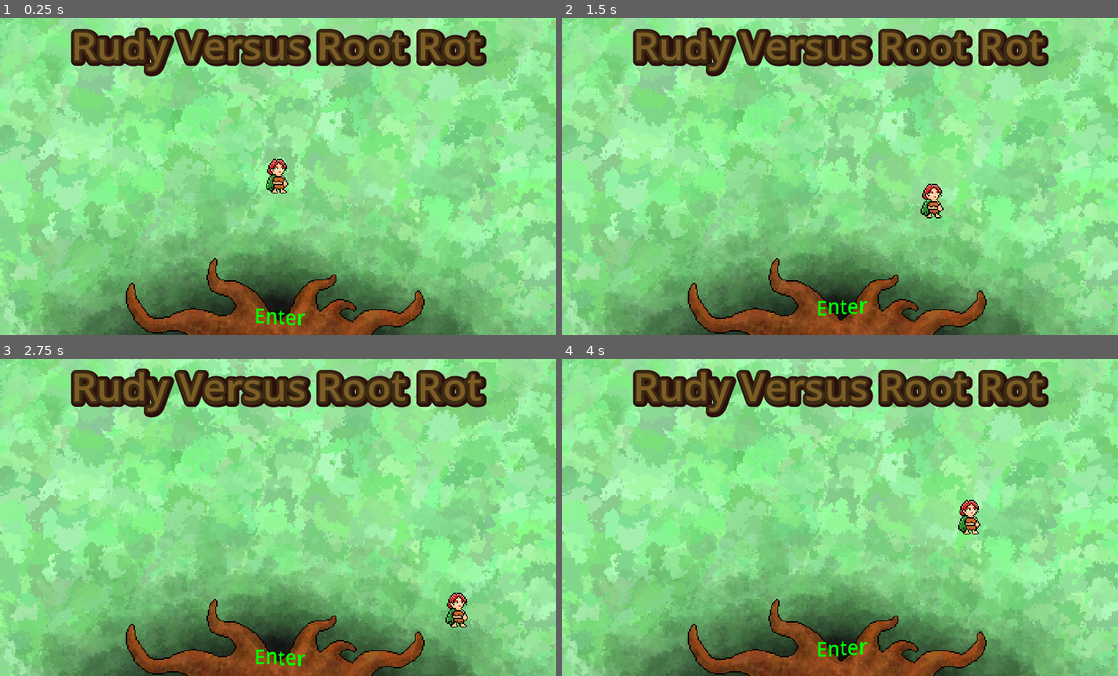
Above: before the commit, frames 1-4 (two rows, left to right).
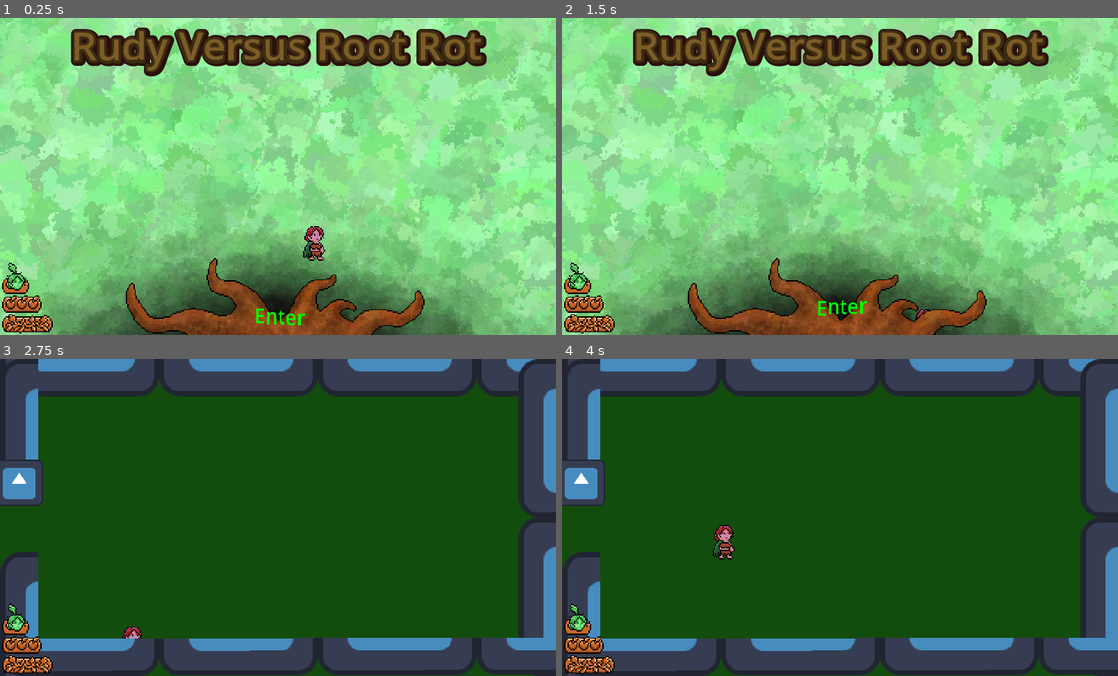
Above: after the commit, the same moments.

Repository: clayjohn/GGJ-2023
Game: Godot game, scene res://Main.tscn
Same seed, same stepped clock (60 frames per second), same inputs: the game is played once before the commit and once after it. The engine's default icon, where the game draws it, is replaced by a stand-in: a white triangle on a blue panel in a dark square.
Inputs:
- Up to frame 1 (0.25 s): no input
- Up to frame 2 (1.5 s): hold D (right) 0.53-1.28 s; hold S (down) from 1.28 s (still down)
- Up to frame 3 (2.75 s): release S (down) at 2.03 s; hold D (right) from 2.03 s (still down)
- Up to frame 4 (4 s): release D (right) at 2.78 s; hold W (up) 2.78-3.53 s; hold A (left) from 3.53 s (still down)

The runs differ from the first frame. In frame 1, 1.7% of the frame differs, in the area x 0-59%, y 44-100%; in frame 2, 1.4%; in frame 3, 100%; in frame 4, 100%, in the area x 0-100%, y 0-100%.

Commit message:
MIsc changes to player

Diff:
--- a/Enemies/Boss/Boss.tscn
+++ b/Enemies/Boss/Boss.tscn
@@ -315,8 +315,6 @@
 bbcode_enabled = true
 text = "Welcome to the [wave amp=50 freq=2.5][rainbow freq=0.3 sat=10 val=20]heart of the root[/rainbow][/wave] Rudy."
 fit_content = true
-visible_characters = 50
-visible_ratio = 1.31579
 
 [node name="Label2" type="RichTextLabel" parent="Dialogue"]
 visible = false
@@ -329,8 +327,6 @@
 bbcode_enabled = true
 text = "You are [shake rate=3 level=15]stunned[/shake], I can tell."
 fit_content = true
-visible_characters = 50
-visible_ratio = 1.78571
 
 [node name="Label3" type="RichTextLabel" parent="Dialogue"]
 visible = false
@@ -343,8 +339,6 @@
 bbcode_enabled = true
 text = "I suppose you are thinking \"Root Rot looks so young, so pure. How can this be the big bad?\""
 fit_content = true
-visible_characters = 100
-visible_ratio = 1.0989
 
 [node name="Label4" type="RichTextLabel" parent="Dialogue"]
 visible = false
@@ -357,8 +351,6 @@
 bbcode_enabled = true
 text = "Welcome to [tornado radius=4 freq=3]reality[/tornado] kid."
 fit_content = true
-visible_characters = 50
-visible_ratio = 2.17391
 
 [node name="Label5" type="RichTextLabel" parent="Dialogue"]
 visible = false
@@ -371,8 +363,6 @@
 bbcode_enabled = true
 text = "Truth is I'm actually a nice guy, if you get to know me. But no one ever does."
 fit_content = true
-visible_characters = 100
-visible_ratio = 1.28205
 
 [node name="Label6" type="RichTextLabel" parent="Dialogue"]
 visible = false
@@ -386,8 +376,6 @@
 text = "Everyone has always picked on me for no reason.
 "
 fit_content = true
-visible_characters = 50
-visible_ratio = 1.04167
 
 [node name="Label7" type="RichTextLabel" parent="Dialogue"]
 visible = false
@@ -400,8 +388,6 @@
 text = "Anyway, time for you to [color=red][shake rate=15 level=10]die[/shake][/color]. Fight me.
 "
 fit_content = true
-visible_characters = 50
-visible_ratio = 1.28205
 
 [node name="DialogueAnimation" type="AnimationPlayer" parent="Dialogue"]
 libraries = {
--- a/Level/Level1.tscn
+++ b/Level/Level1.tscn
@@ -181,8 +181,7 @@
 position = Vector2(15, 224)
 
 [node name="CollisionShape2D" type="CollisionShape2D" parent="WallBottom/StaticBody2D"]
-scale = Vector2(1, 1)
-shape = SubResource("RectangleShape2D_x5yld")
+shape = SubResource("RectangleShape2D_oxe1b")
 
 [node name="Door" type="Sprite2D" parent="."]
 position = Vector2(15, 100)
--- a/Menu/Menu.tscn
+++ b/Menu/Menu.tscn
@@ -21,6 +21,7 @@
 
 [node name="Menu" type="Control"]
 layout_mode = 3
+anchors_preset = 15
 anchor_right = 1.0
 anchor_bottom = 1.0
 offset_right = 0.36792
--- a/Player/Player.gd
+++ b/Player/Player.gd
@@ -1,24 +1,34 @@
 extends CharacterBody2D
 
+const SPEED = 100.0
 
-const SPEED = 100.0
+var current_animation = "idle-front-right"
+
+var forward_direction = Vector2(-0.707, 0.707)
+var lateral_direction = Vector2(0.707, 0.707)
 
 func _physics_process(delta):
 
 	# Get the input direction and handle the movement/deceleration.
 	# As good practice, you should replace UI actions with custom gameplay actions.
 	var directionx = Input.get_axis("left", "right")
-
+	var requested_animation = current_animation
+	var velocityx = Vector2(0, 0)
 	if directionx:
-		velocity.x = directionx * SPEED
-	else:
-		velocity.x = move_toward(velocity.x, 0, SPEED)
+		velocityx = lateral_direction * directionx
 
 	var directiony = Input.get_axis("up", "down")
+	var velocityy = Vector2(0, 0)
+	if directiony:
+		velocityy = forward_direction * directiony
 
-	if directiony:
-		velocity.y = directiony * SPEED
-	else:
-		velocity.y = move_toward(velocity.y, 0, SPEED)
+	velocity = (velocityx + velocityy).normalized()
+	if not directionx and not directiony:
+		velocity = Vector2(0, 0)
 
+	velocity *= SPEED
 	move_and_slide()
+
+
+func enter_dungeon():
+	$Sprite.modulate = Color(0.80000001192093, 0.63921570777893, 0.98823529481888)
--- a/Player/Player.tscn
+++ b/Player/Player.tscn
@@ -1,39 +1,216 @@
-[gd_scene load_steps=21 format=3 uid="uid://b8ov6dqfa0al5"]
+[gd_scene load_steps=91 format=3 uid="uid://b8ov6dqfa0al5"]
 
 [ext_resource type="Texture2D" uid="uid://bw5j3rmqv80c" path="res://Assets/Textures/Rudy Idle Sheet V1.png" id="1_0q360"]
 [ext_resource type="Script" path="res://Player/Player.gd" id="1_ijddw"]
-
-[sub_resource type="AtlasTexture" id="AtlasTexture_epmbj"]
-atlas = ExtResource("1_0q360")
+[ext_resource type="Texture2D" uid="uid://uo6ntyai6jeo" path="res://Assets/Textures/Rudy Attack Back V2.png" id="2_8hb05"]
+[ext_resource type="Texture2D" uid="uid://b0bmpl0dhg1qf" path="res://Assets/Textures/Rudy Attack Front V2.png" id="3_qisbq"]
+[ext_resource type="Texture2D" uid="uid://vk0tt0x0x4qo" path="res://Assets/Textures/Rudy Idle V2.png" id="4_0vfkm"]
+[ext_resource type="Texture2D" uid="uid://bpx3orly2sc1f" path="res://Assets/Textures/Rudy Grow V2.png" id="4_dyqrq"]
+[ext_resource type="Texture2D" uid="uid://b3dsa8x8wpaxu" path="res://Assets/Textures/HUD/HUD Base.png" id="5_h6vnw"]
+[ext_resource type="Texture2D" uid="uid://p2dk2xmc1otn" path="res://Assets/Textures/HUD/HUD Life.png" id="6_2c4qe"]
+[ext_resource type="Texture2D" uid="uid://tsjh7k43h50l" path="res://Assets/Textures/Rudy Run V2.png" id="6_ngcgd"]
+[ext_resource type="Texture2D" uid="uid://dwlx265jjhk1e" path="res://Assets/Textures/HUD/HUD Bomb 1.png" id="7_fmdv7"]
+[ext_resource type="Texture2D" uid="uid://bfivfevox1pef" path="res://Assets/Textures/HUD/HUD Bomb 2.png" id="8_8kmia"]
+[ext_resource type="Texture2D" uid="uid://fiu7ny5ehxhk" path="res://Assets/Textures/HUD/Hud Bomb 3.png" id="9_r0vtb"]
+[ext_resource type="Texture2D" uid="uid://bo62d5r1ffknk" path="res://Assets/Textures/HUD/HUD Vines 1.png" id="10_7fqwi"]
+[ext_resource type="Texture2D" uid="uid://bmexjsukly3n0" path="res://Assets/Textures/HUD/HUD Vines 2.png" id="11_41u17"]
+[ext_resource type="Texture2D" uid="uid://l2gu0tgu8ruy" path="res://Assets/Textures/HUD/HUD Vines 3.png" id="12_u7mil"]
+
+[sub_resource type="AtlasTexture" id="AtlasTexture_w7veo"]
+atlas = ExtResource("2_8hb05")
+region = Rect2(0, 64, 64, 64)
+
+[sub_resource type="AtlasTexture" id="AtlasTexture_42s62"]
+atlas = ExtResource("2_8hb05")
+region = Rect2(64, 64, 64, 64)
+
+[sub_resource type="AtlasTexture" id="AtlasTexture_aswye"]
+atlas = ExtResource("2_8hb05")
+region = Rect2(128, 64, 64, 64)
+
+[sub_resource type="AtlasTexture" id="AtlasTexture_1sxbi"]
+atlas = ExtResource("2_8hb05")
+region = Rect2(192, 64, 64, 64)
+
+[sub_resource type="AtlasTexture" id="AtlasTexture_4lfkr"]
+atlas = ExtResource("2_8hb05")
+region = Rect2(192, 192, 64, 64)
+
+[sub_resource type="AtlasTexture" id="AtlasTexture_pov5n"]
+atlas = ExtResource("2_8hb05")
+region = Rect2(128, 192, 64, 64)
+
+[sub_resource type="AtlasTexture" id="AtlasTexture_02lb5"]
+atlas = ExtResource("2_8hb05")
+region = Rect2(64, 192, 64, 64)
+
+[sub_resource type="AtlasTexture" id="AtlasTexture_61tjd"]
+atlas = ExtResource("2_8hb05")
+region = Rect2(0, 192, 64, 64)
+
+[sub_resource type="AtlasTexture" id="AtlasTexture_xl580"]
+atlas = ExtResource("3_qisbq")
+region = Rect2(192, 192, 64, 64)
+
+[sub_resource type="AtlasTexture" id="AtlasTexture_d780d"]
+atlas = ExtResource("3_qisbq")
+region = Rect2(128, 192, 64, 64)
+
+[sub_resource type="AtlasTexture" id="AtlasTexture_kprba"]
+atlas = ExtResource("3_qisbq")
+region = Rect2(64, 192, 64, 64)
+
+[sub_resource type="AtlasTexture" id="AtlasTexture_b187g"]
+atlas = ExtResource("3_qisbq")
+region = Rect2(0, 192, 64, 64)
+
+[sub_resource type="AtlasTexture" id="AtlasTexture_7gevd"]
+atlas = ExtResource("3_qisbq")
+region = Rect2(64, 64, 64, 64)
+
+[sub_resource type="AtlasTexture" id="AtlasTexture_wwish"]
+atlas = ExtResource("3_qisbq")
+region = Rect2(128, 64, 64, 64)
+
+[sub_resource type="AtlasTexture" id="AtlasTexture_73ci1"]
+atlas = ExtResource("3_qisbq")
+region = Rect2(192, 64, 64, 64)
+
+[sub_resource type="AtlasTexture" id="AtlasTexture_en15t"]
+atlas = ExtResource("3_qisbq")
+region = Rect2(0, 64, 64, 64)
+
+[sub_resource type="AtlasTexture" id="AtlasTexture_r21n7"]
+atlas = ExtResource("2_8hb05")
+region = Rect2(192, 0, 64, 64)
+
+[sub_resource type="AtlasTexture" id="AtlasTexture_710su"]
+atlas = ExtResource("2_8hb05")
+region = Rect2(128, 0, 64, 64)
+
+[sub_resource type="AtlasTexture" id="AtlasTexture_uwbet"]
+atlas = ExtResource("2_8hb05")
 region = Rect2(0, 0, 64, 64)
 
-[sub_resource type="AtlasTexture" id="AtlasTexture_88giq"]
-atlas = ExtResource("1_0q360")
+[sub_resource type="AtlasTexture" id="AtlasTexture_7ubah"]
+atlas = ExtResource("2_8hb05")
 region = Rect2(64, 0, 64, 64)
 
-[sub_resource type="AtlasTexture" id="AtlasTexture_adcwn"]
-atlas = ExtResource("1_0q360")
+[sub_resource type="AtlasTexture" id="AtlasTexture_umukk"]
+atlas = ExtResource("2_8hb05")
+region = Rect2(0, 128, 64, 64)
+
+[sub_resource type="AtlasTexture" id="AtlasTexture_e4xnu"]
+atlas = ExtResource("2_8hb05")
+region = Rect2(64, 128, 64, 64)
+
+[sub_resource type="AtlasTexture" id="AtlasTexture_howks"]
+atlas = ExtResource("2_8hb05")
+region = Rect2(128, 128, 64, 64)
+
+[sub_resource type="AtlasTexture" id="AtlasTexture_vi5j8"]
+atlas = ExtResource("2_8hb05")
+region = Rect2(192, 128, 64, 64)
+
+[sub_resource type="AtlasTexture" id="AtlasTexture_rdgym"]
+atlas = ExtResource("3_qisbq")
+region = Rect2(0, 128, 64, 64)
+
+[sub_resource type="AtlasTexture" id="AtlasTexture_hp6gv"]
+atlas = ExtResource("3_qisbq")
+region = Rect2(192, 128, 64, 64)
+
+[sub_resource type="AtlasTexture" id="AtlasTexture_l6mbm"]
+atlas = ExtResource("3_qisbq")
+region = Rect2(128, 128, 64, 64)
+
+[sub_resource type="AtlasTexture" id="AtlasTexture_2fj4w"]
+atlas = ExtResource("3_qisbq")
+region = Rect2(64, 128, 64, 64)
+
+[sub_resource type="AtlasTexture" id="AtlasTexture_layv5"]
+atlas = ExtResource("3_qisbq")
+region = Rect2(0, 0, 64, 64)
+
+[sub_resource type="AtlasTexture" id="AtlasTexture_t0vw6"]
+atlas = ExtResource("3_qisbq")
+region = Rect2(64, 0, 64, 64)
+
+[sub_resource type="AtlasTexture" id="AtlasTexture_5tgws"]
+atlas = ExtResource("3_qisbq")
+region = Rect2(128, 0, 64, 64)
+
+[sub_resource type="AtlasTexture" id="AtlasTexture_4tnbs"]
+atlas = ExtResource("3_qisbq")
+region = Rect2(192, 0, 64, 64)
+
+[sub_resource type="AtlasTexture" id="AtlasTexture_6iwnn"]
+atlas = ExtResource("4_0vfkm")
+region = Rect2(0, 0, 64, 64)
+
+[sub_resource type="AtlasTexture" id="AtlasTexture_s68oq"]
+atlas = ExtResource("4_dyqrq")
+region = Rect2(192, 192, 64, 64)
+
+[sub_resource type="AtlasTexture" id="AtlasTexture_7j4qs"]
+atlas = ExtResource("4_dyqrq")
+region = Rect2(128, 192, 64, 64)
+
+[sub_resource type="AtlasTexture" id="AtlasTexture_xytne"]
+atlas = ExtResource("4_dyqrq")
+region = Rect2(128, 128, 64, 64)
+
+[sub_resource type="AtlasTexture" id="AtlasTexture_2uugt"]
+atlas = ExtResource("4_dyqrq")
+region = Rect2(64, 128, 64, 64)
+
+[sub_resource type="AtlasTexture" id="AtlasTexture_2yood"]
+atlas = ExtResource("4_dyqrq")
+region = Rect2(64, 64, 64, 64)
+
+[sub_resource type="AtlasTexture" id="AtlasTexture_bwbeo"]
+atlas = ExtResource("4_dyqrq")
+region = Rect2(64, 0, 64, 64)
+
+[sub_resource type="AtlasTexture" id="AtlasTexture_idkhs"]
+atlas = ExtResource("4_dyqrq")
+region = Rect2(0, 0, 64, 64)
+
+[sub_resource type="AtlasTexture" id="AtlasTexture_a6k14"]
+atlas = ExtResource("4_dyqrq")
+region = Rect2(128, 0, 64, 64)
+
+[sub_resource type="AtlasTexture" id="AtlasTexture_fbt7s"]
+atlas = ExtResource("4_dyqrq")
+region = Rect2(192, 0, 64, 64)
+
+[sub_resource type="AtlasTexture" id="AtlasTexture_38cun"]
+atlas = ExtResource("4_dyqrq")
+region = Rect2(192, 64, 64, 64)
+
+[sub_resource type="AtlasTexture" id="AtlasTexture_oga6v"]
+atlas = ExtResource("4_dyqrq")
+region = Rect2(128, 64, 64, 64)
+
+[sub_resource type="AtlasTexture" id="AtlasTexture_pdggg"]
+atlas = ExtResource("4_dyqrq")
+region = Rect2(192, 128, 64, 64)
+
+[sub_resource type="AtlasTexture" id="AtlasTexture_v1ej7"]
+atlas = ExtResource("4_dyqrq")
+region = Rect2(0, 128, 64, 64)
+
+[sub_resource type="AtlasTexture" id="AtlasTexture_gpmu2"]
+atlas = ExtResource("4_dyqrq")
+region = Rect2(0, 64, 64, 64)
+
+[sub_resource type="AtlasTexture" id="AtlasTexture_6nyev"]
+atlas = ExtResource("4_dyqrq")
+region = Rect2(0, 192, 64, 64)
+
+[sub_resource type="AtlasTexture" id="AtlasTexture_p0de0"]
+atlas = ExtResource("4_dyqrq")
 region = Rect2(64, 192, 64, 64)
-
-[sub_resource type="AtlasTexture" id="AtlasTexture_scp61"]
-atlas = ExtResource("1_0q360")
-region = Rect2(0, 192, 64, 64)
-
-[sub_resource type="AtlasTexture" id="AtlasTexture_vpk86"]
-atlas = ExtResource("1_0q360")
-region = Rect2(0, 128, 64, 64)
-
-[sub_resource type="AtlasTexture" id="AtlasTexture_02u73"]
-atlas = ExtResource("1_0q360")
-region = Rect2(64, 128, 64, 64)
-
-[sub_resource type="AtlasTexture" id="AtlasTexture_uvdf1"]
-atlas = ExtResource("1_0q360")
-region = Rect2(0, 64, 64, 64)
-
-[sub_resource type="AtlasTexture" id="AtlasTexture_kormo"]
-atlas = ExtResource("1_0q360")
-region = Rect2(64, 64, 64, 64)
 
 [sub_resource type="AtlasTexture" id="AtlasTexture_myq8j"]
 atlas = ExtResource("1_0q360")
@@ -67,35 +244,267 @@
 atlas = ExtResource("1_0q360")
 region = Rect2(64, 0, 64, 64)
 
+[sub_resource type="AtlasTexture" id="AtlasTexture_5tcn5"]
+atlas = ExtResource("6_ngcgd")
+region = Rect2(0, 128, 64, 64)
+
+[sub_resource type="AtlasTexture" id="AtlasTexture_jntvp"]
+atlas = ExtResource("6_ngcgd")
+region = Rect2(192, 128, 64, 64)
+
+[sub_resource type="AtlasTexture" id="AtlasTexture_28m47"]
+atlas = ExtResource("6_ngcgd")
+region = Rect2(128, 128, 64, 64)
+
+[sub_resource type="AtlasTexture" id="AtlasTexture_rni3c"]
+atlas = ExtResource("6_ngcgd")
+region = Rect2(64, 128, 64, 64)
+
+[sub_resource type="AtlasTexture" id="AtlasTexture_13og5"]
+atlas = ExtResource("6_ngcgd")
+region = Rect2(0, 192, 64, 64)
+
+[sub_resource type="AtlasTexture" id="AtlasTexture_yycv7"]
+atlas = ExtResource("6_ngcgd")
+region = Rect2(64, 192, 64, 64)
+
+[sub_resource type="AtlasTexture" id="AtlasTexture_d1qro"]
+atlas = ExtResource("6_ngcgd")
+region = Rect2(128, 192, 64, 64)
+
+[sub_resource type="AtlasTexture" id="AtlasTexture_2gm1h"]
+atlas = ExtResource("6_ngcgd")
+region = Rect2(192, 192, 64, 64)
+
+[sub_resource type="AtlasTexture" id="AtlasTexture_u3k8l"]
+atlas = ExtResource("6_ngcgd")
+region = Rect2(192, 64, 64, 64)
+
+[sub_resource type="AtlasTexture" id="AtlasTexture_h57v8"]
+atlas = ExtResource("6_ngcgd")
+region = Rect2(128, 64, 64, 64)
+
+[sub_resource type="AtlasTexture" id="AtlasTexture_58plg"]
+atlas = ExtResource("6_ngcgd")
+region = Rect2(64, 64, 64, 64)
+
+[sub_resource type="AtlasTexture" id="AtlasTexture_d8lr3"]
+atlas = ExtResource("6_ngcgd")
+region = Rect2(0, 64, 64, 64)
+
+[sub_resource type="AtlasTexture" id="AtlasTexture_02mlr"]
+atlas = ExtResource("6_ngcgd")
+region = Rect2(0, 0, 64, 64)
+
+[sub_resource type="AtlasTexture" id="AtlasTexture_tecuh"]
+atlas = ExtResource("6_ngcgd")
+region = Rect2(64, 0, 64, 64)
+
+[sub_resource type="AtlasTexture" id="AtlasTexture_7ggqb"]
+atlas = ExtResource("6_ngcgd")
+region = Rect2(128, 0, 64, 64)
+
+[sub_resource type="AtlasTexture" id="AtlasTexture_gkx6s"]
+atlas = ExtResource("6_ngcgd")
+region = Rect2(192, 0, 64, 64)
+
 [sub_resource type="SpriteFrames" id="SpriteFrames_ajapd"]
 animations = [{
 "frames": [{
 "duration": 1.0,
-"texture": SubResource("AtlasTexture_epmbj")
-}, {
-"duration": 1.0,
-"texture": SubResource("AtlasTexture_88giq")
-}, {
-"duration": 1.0,
-"texture": SubResource("AtlasTexture_adcwn")
-}, {
-"duration": 1.0,
-"texture": SubResource("AtlasTexture_scp61")
-}, {
-"duration": 1.0,
-"texture": SubResource("AtlasTexture_vpk86")
-}, {
-"duration": 1.0,
-"texture": SubResource("AtlasTexture_02u73")
-}, {
-"duration": 1.0,
-"texture": SubResource("AtlasTexture_uvdf1")
-}, {
-"duration": 1.0,
-"texture": SubResource("AtlasTexture_kormo")
+"texture": SubResource("AtlasTexture_w7veo")
+}, {
+"duration": 1.0,
+"texture": SubResource("AtlasTexture_42s62")
+}, {
+"duration": 1.0,
+"texture": SubResource("AtlasTexture_aswye")
+}, {
+"duration": 1.0,
+"texture": SubResource("AtlasTexture_1sxbi")
+}],
+"loop": true,
+"name": &"attack-heavy-back-left",
+"speed": 5.0
+}, {
+"frames": [{
+"duration": 1.0,
+"texture": SubResource("AtlasTexture_4lfkr")
+}, {
+"duration": 1.0,
+"texture": SubResource("AtlasTexture_pov5n")
+}, {
+"duration": 1.0,
+"texture": SubResource("AtlasTexture_02lb5")
+}, {
+"duration": 1.0,
+"texture": SubResource("AtlasTexture_61tjd")
+}],
+"loop": true,
+"name": &"attack-heavy-back-right",
+"speed": 5.0
+}, {
+"frames": [{
+"duration": 1.0,
+"texture": SubResource("AtlasTexture_xl580")
+}, {
+"duration": 1.0,
+"texture": SubResource("AtlasTexture_d780d")
+}, {
+"duration": 1.0,
+"texture": SubResource("AtlasTexture_kprba")
+}, {
+"duration": 1.0,
+"texture": SubResource("AtlasTexture_b187g")
+}],
+"loop": true,
+"name": &"attack-heavy-front-left",
+"speed": 5.0
+}, {
+"frames": [{
+"duration": 1.0,
+"texture": SubResource("AtlasTexture_7gevd")
+}, {
+"duration": 1.0,
+"texture": SubResource("AtlasTexture_wwish")
+}, {
+"duration": 1.0,
+"texture": SubResource("AtlasTexture_73ci1")
+}, {
+"duration": 1.0,
+"texture": SubResource("AtlasTexture_en15t")
+}],
+"loop": true,
+"name": &"attack-heavy-front-right",
+"speed": 5.0
+}, {
+"frames": [{
+"duration": 1.0,
+"texture": SubResource("AtlasTexture_r21n7")
+}, {
+"duration": 1.0,
+"texture": SubResource("AtlasTexture_710su")
+}, {
+"duration": 1.0,
+"texture": SubResource("AtlasTexture_uwbet")
+}, {
+"duration": 1.0,
+"texture": SubResource("AtlasTexture_7ubah")
+}],
+"loop": true,
+"name": &"attack-light-back-left",
+"speed": 5.0
+}, {
+"frames": [{
+"duration": 1.0,
+"texture": SubResource("AtlasTexture_umukk")
+}, {
+"duration": 1.0,
+"texture": SubResource("AtlasTexture_e4xnu")
+}, {
+"duration": 1.0,
+"texture": SubResource("AtlasTexture_howks")
+}, {
+"duration": 1.0,
+"texture": SubResource("AtlasTexture_vi5j8")
+}],
+"loop": true,
+"name": &"attack-light-back-right",
+"speed": 5.0
+}, {
+"frames": [{
+"duration": 1.0,
+"texture": SubResource("AtlasTexture_rdgym")
+}, {
+"duration": 1.0,
+"texture": SubResource("AtlasTexture_hp6gv")
+}, {
+"duration": 1.0,
+"texture": SubResource("AtlasTexture_l6mbm")
+}, {
+"duration": 1.0,
+"texture": SubResource("AtlasTexture_2fj4w")
+}],
+"loop": true,
+"name": &"attack-light-front-left",
+"speed": 5.0
+}, {
+"frames": [{
+"duration": 1.0,
+"texture": SubResource("AtlasTexture_layv5")
+}, {
+"duration": 1.0,
+"texture": SubResource("AtlasTexture_t0vw6")
+}, {
+"duration": 1.0,
+"texture": SubResource("AtlasTexture_5tgws")
+}, {
+"duration": 1.0,
+"texture": SubResource("AtlasTexture_4tnbs")
+}],
+"loop": true,
+"name": &"attack-light-front-right",
+"speed": 5.0
+}, {
+"frames": [{
+"duration": 1.0,
+"texture": SubResource("AtlasTexture_6iwnn")
 }],
 "loop": true,
 "name": &"default",
+"speed": 5.0
+}, {
+"frames": [{
+"duration": 1.0,
+"texture": SubResource("AtlasTexture_s68oq")
+}, {
+"duration": 1.0,
+"texture": SubResource("AtlasTexture_7j4qs")
+}, {
+"duration": 1.0,
+"texture": SubResource("AtlasTexture_xytne")
+}, {
+"duration": 1.0,
+"texture": SubResource("AtlasTexture_2uugt")
+}, {
+"duration": 1.0,
+"texture": SubResource("AtlasTexture_2yood")
+}, {
+"duration": 1.0,
+"texture": SubResource("AtlasTexture_bwbeo")
+}, {
+"duration": 1.0,
+"texture": SubResource("AtlasTexture_idkhs")
+}, {
+"duration": 1.0,
+"texture": SubResource("AtlasTexture_a6k14")
+}, {
+"duration": 1.0,
+"texture": SubResource("AtlasTexture_fbt7s")
+}, {
+"duration": 1.0,
+"texture": SubResource("AtlasTexture_38cun")
+}, {
+"duration": 1.0,
+"texture": SubResource("AtlasTexture_oga6v")
+}, {
+"duration": 1.0,
+"texture": SubResource("AtlasTexture_pdggg")
+}, {
+"duration": 1.0,
+"texture": SubResource("AtlasTexture_v1ej7")
+}, {
+"duration": 1.0,
+"texture": SubResource("AtlasTexture_gpmu2")
+}, {
+"duration": 1.0,
+"texture": SubResource("AtlasTexture_6nyev")
+}, {
+"duration": 1.0,
+"texture": SubResource("AtlasTexture_p0de0")
+}],
+"loop": true,
+"name": &"grow",
 "speed": 5.0
 }, {
 "frames": [{
@@ -140,6 +549,74 @@
 }],
 "loop": true,
 "name": &"idle-front-right",
+"speed": 5.0
+}, {
+"frames": [{
+"duration": 1.0,
+"texture": SubResource("AtlasTexture_5tcn5")
+}, {
+"duration": 1.0,
+"texture": SubResource("AtlasTexture_jntvp")
+}, {
+"duration": 1.0,
+"texture": SubResource("AtlasTexture_28m47")
+}, {
+"duration": 1.0,
+"texture": SubResource("AtlasTexture_rni3c")
+}],
+"loop": true,
+"name": &"run-back-left",
+"speed": 5.0
+}, {
+"frames": [{
+"duration": 1.0,
+"texture": SubResource("AtlasTexture_13og5")
+}, {
+"duration": 1.0,
+"texture": SubResource("AtlasTexture_yycv7")
+}, {
+"duration": 1.0,
+"texture": SubResource("AtlasTexture_d1qro")
+}, {
+"duration": 1.0,
+"texture": SubResource("AtlasTexture_2gm1h")
+}],
+"loop": true,
+"name": &"run-back-right",
+"speed": 5.0
+}, {
+"frames": [{
+"duration": 1.0,
+"texture": SubResource("AtlasTexture_u3k8l")
+}, {
+"duration": 1.0,
+"texture": SubResource("AtlasTexture_h57v8")
+}, {
+"duration": 1.0,
+"texture": SubResource("AtlasTexture_58plg")
+}, {
+"duration": 1.0,
+"texture": SubResource("AtlasTexture_d8lr3")
+}],
+"loop": true,
+"name": &"run-front-left",
+"speed": 5.0
+}, {
+"frames": [{
+"duration": 1.0,
+"texture": SubResource("AtlasTexture_02mlr")
+}, {
+"duration": 1.0,
+"texture": SubResource("AtlasTexture_tecuh")
+}, {
+"duration": 1.0,
+"texture": SubResource("AtlasTexture_7ggqb")
+}, {
+"duration": 1.0,
+"texture": SubResource("AtlasTexture_gkx6s")
+}],
+"loop": true,
+"name": &"run-front-right",
 "speed": 5.0
 }]
 
@@ -151,10 +628,114 @@
 motion_mode = 1
 script = ExtResource("1_ijddw")
 
-[node name="AnimatedSprite2D" type="AnimatedSprite2D" parent="."]
+[node name="Sprite" type="AnimatedSprite2D" parent="."]
+modulate = Color(0.8, 0.639216, 0.988235, 1)
+position = Vector2(30, 54)
 sprite_frames = SubResource("SpriteFrames_ajapd")
-frame_progress = 0.732828
-
-[node name="CollisionShape2D" type="CollisionShape2D" parent="."]
+animation = &"run-front-right"
+autoplay = "idle-front-right"
+frame = 1
+
+[node name="Shape" type="CollisionShape2D" parent="."]
 position = Vector2(0, 11)
 shape = SubResource("RectangleShape2D_6ossb")
+
+[node name="HUDLayer" type="CanvasLayer" parent="."]
+layer = 2
+
+[node name="Control" type="Control" parent="HUDLayer"]
+layout_mode = 3
+anchors_preset = 15
+anchor_right = 1.0
+anchor_bottom = 1.0
+grow_horizontal = 2
+grow_vertical = 2
+
+[node name="HUDBase" type="TextureRect" parent="HUDLayer/Control"]
+texture_filter = 1
+layout_mode = 1
+anchors_preset = 2
+anchor_top = 1.0
+anchor_bottom = 1.0
+offset_top = -64.0
+offset_right = 64.0
+grow_vertical = 0
+texture = ExtResource("5_h6vnw")
+
+[node name="Life" type="TextureRect" parent="HUDLayer/Control"]
+layout_mode = 1
+anchors_preset = 2
+anchor_top = 1.0
+anchor_bottom = 1.0
+offset_top = -64.0
+offset_right = 64.0
+grow_vertical = 0
+texture = ExtResource("6_2c4qe")
+
+[node name="Bomb1" type="TextureRect" parent="HUDLayer/Control"]
+visible = false
+layout_mode = 1
+anchors_preset = 2
+anchor_top = 1.0
+anchor_bottom = 1.0
+offset_top = -64.0
+offset_right = 64.0
+grow_vertical = 0
+texture = ExtResource("7_fmdv7")
+
+[node name="Bomb2" type="TextureRect" parent="HUDLayer/Control"]
+visible = false
+layout_mode = 1
+anchors_preset = 2
+anchor_top = 1.0
+anchor_bottom = 1.0
+offset_top = -64.0
+offset_right = 64.0
+grow_vertical = 0
+texture = ExtResource("8_8kmia")
+
+[node name="Bomb3" type="TextureRect" parent="HUDLayer/Control"]
+visible = false
+layout_mode = 1
+anchors_preset = 2
+anchor_top = 1.0
+anchor_bottom = 1.0
+offset_top = -64.0
+offset_right = 64.0
+grow_vertical = 0
+texture = ExtResource("9_r0vtb")
+
+[node name="VinesLow" type="TextureRect" parent="HUDLayer/Control"]
+visible = false
+layout_mode = 1
+anchors_preset = 2
+anchor_top = 1.0
+anchor_bottom = 1.0
+offset_top = -64.0
+offset_right = 64.0
+grow_vertical = 0
+texture = ExtResource("10_7fqwi")
+
+[node name="VinesMiddle" type="TextureRect" parent="HUDLayer/Control"]
+visible = false
+layout_mode = 1
+anchors_preset = 2
+anchor_top = 1.0
+anchor_bottom = 1.0
+offset_top = -64.0
+offset_right = 64.0
+grow_vertical = 0
+texture = ExtResource("11_41u17")
+
+[node name="VinesFull" type="TextureRect" parent="HUDLayer/Control"]
+visible = false
+layout_mode = 1
+anchors_preset = 2
+anchor_top = 1.0
+anchor_bottom = 1.0
+offset_top = -64.0
+offset_right = 64.0
+grow_vertical = 0
+size_flags_horizontal = 0
+size_flags_vertical = 8
+texture = ExtResource("12_u7mil")
Binary file added: Assets/Textures/Bomb and Vines Sheet V2.png
Not shown, added: Assets/Textures/Bomb and Vines Sheet V2.png.import
Binary file changed: Assets/Textures/HUD/HUD Base.png
Binary file changed: Assets/Textures/HUD/HUD Life.png
Binary file changed: Assets/Textures/Items/Item Life.png
Binary file added: Assets/Textures/Rudy Attack Back V2.png
Not shown, added: Assets/Textures/Rudy Attack Back V2.png.import
Binary file added: Assets/Textures/Rudy Attack Front V2.png
Not shown, added: Assets/Textures/Rudy Attack Front V2.png.import
Binary file added: Assets/Textures/Rudy Grow V2.png
Not shown, added: Assets/Textures/Rudy Grow V2.png.import
Binary file added: Assets/Textures/Rudy Idle V2.png
(and 4 more such lines)
